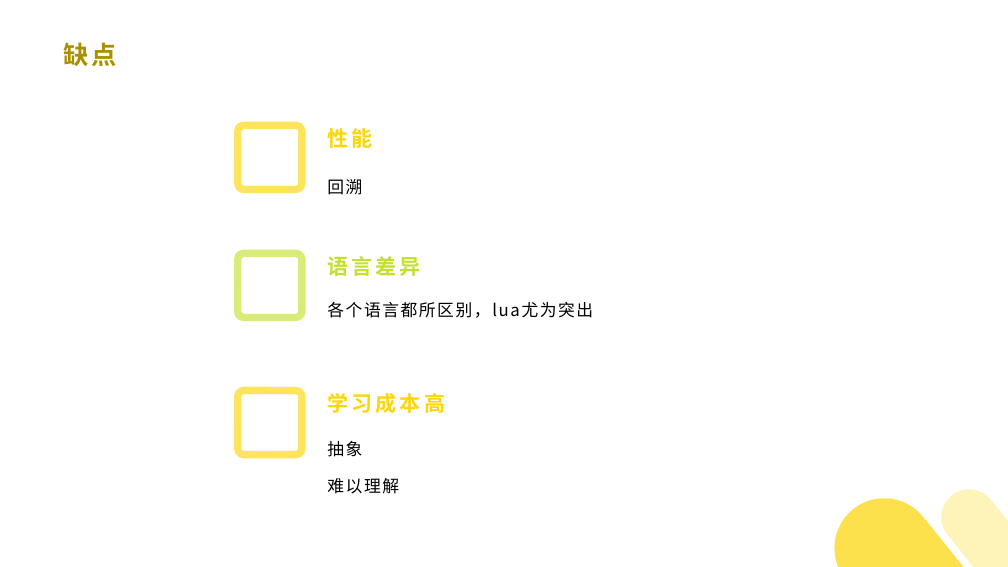
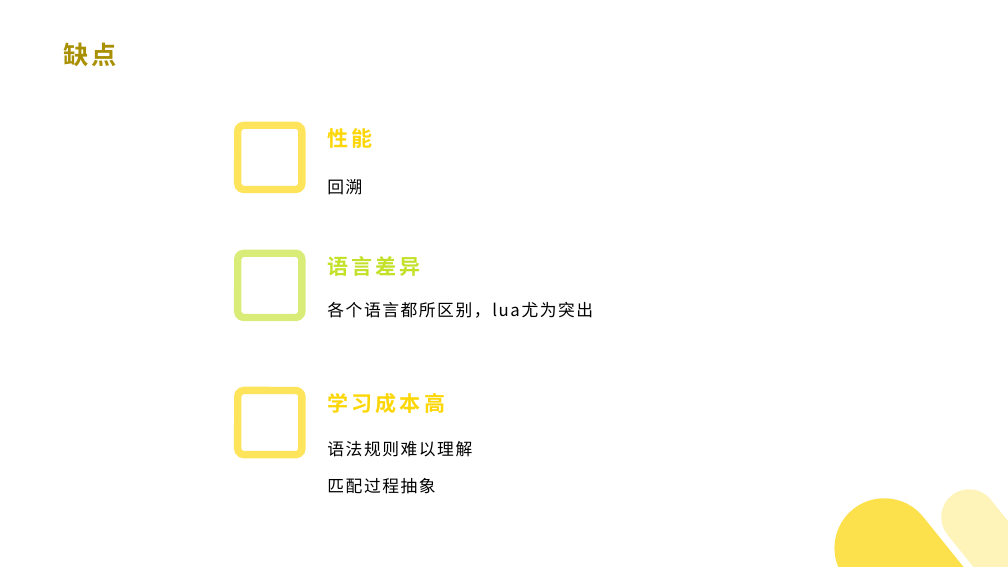
Before and after one commit to 382615666/note, a slide deck: slide 2 of 科普.pptx. Drawn at 1008x567 pixels with LibreOffice and Linux fonts; fonts in the diff are those of the drawing. Boxes give left, top, right and bottom in pixels: in the first picture for what was removed or moved away, otherwise in the second. Text is boxed around its words. In the diff, an @@ line names an element or a change of style, - is before the commit and + after.

```diff
--- a/科普.pptx
+++ b/科普.pptx
@@ text at box(327, 441, 472, 494): text changed @@
-抽象
-难以理解
+语法规则难以理解
+匹配过程抽象
```
Also in this commit, not shown: 4 other slides changed, 1 slide removed, 1 other file.
